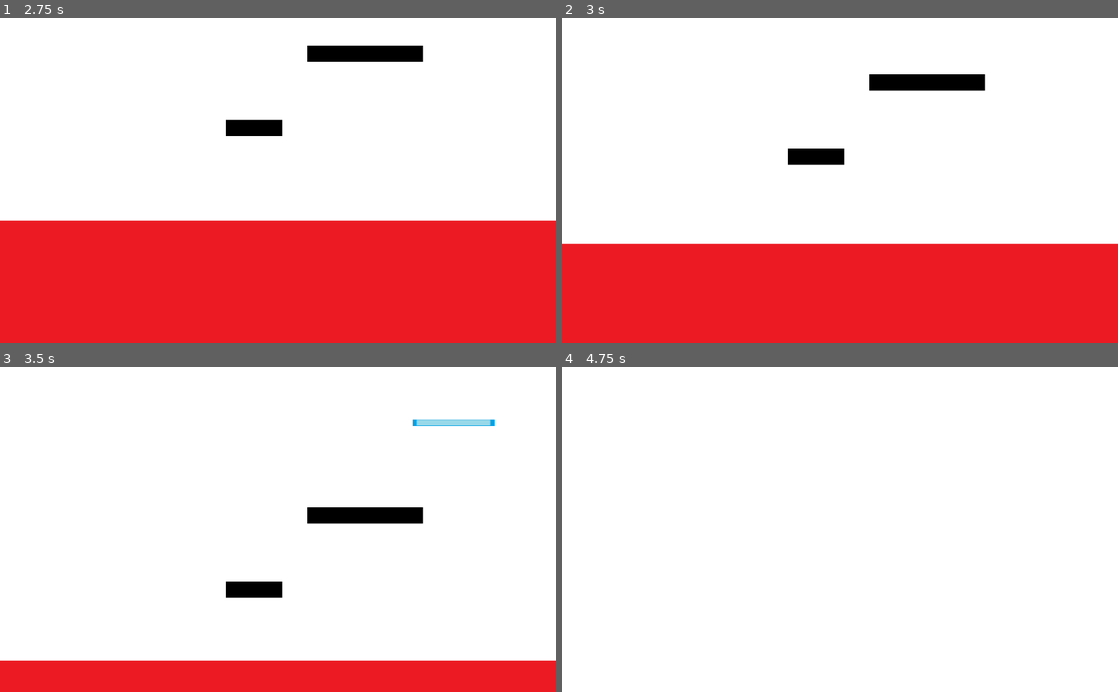
Above: before the commit, frames 1-4 (two rows, left to right).
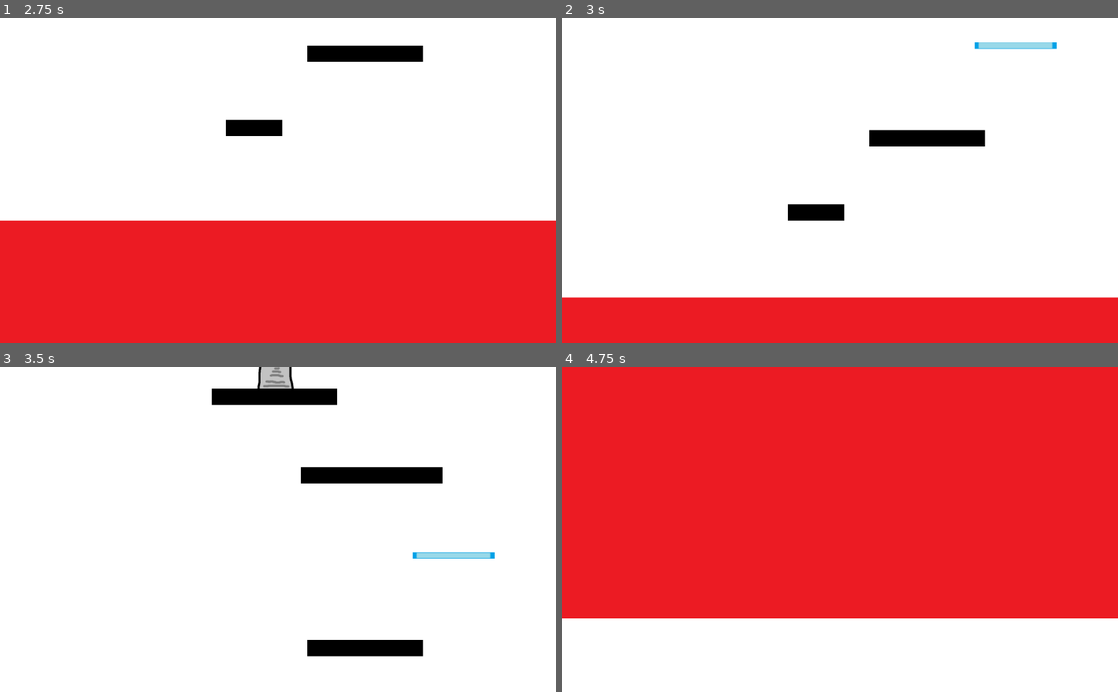
Above: after the commit, the same moments.

Repository: Darkstick/Jumper
Game: Godot game, scene res://Scenes/Levels/main.tscn
The game is run twice, just before and just after one commit, with the same random seed, the same clock (stepped at 60 frames per second) and the same inputs.
Inputs:
- Up to frame 1 (2.75 s): hold Right (right) 0.53-2.03 s; tap Up (up) at 0.6, 0.77, 1.07, 1.35, 1.52, 1.82, 2.1 s; hold Left (left) from 2.03 s (still down)
- Up to frame 2 (3 s): release Left (left) at 2.78 s; hold Right (right) from 2.78 s (still down); tap Up (up) at 2.85 s
- Up to frame 3 (3.5 s): keep holding Right (right); tap Up (up) at 3.02, 3.32 s
- Up to frame 4 (4.75 s): tap Up (up) at 3.6, 3.77, 4.07, 4.35, 4.52 s; tap R (reset) at 4.15 s; release Right (right) at 4.28 s; hold Left (left) from 4.28 s (still down)

Frame 1 is identical in both runs. In frame 2, 20% of the frame differs, in the area x 0-100%, y 7-87%; in frame 3, 16%; in frame 4, 77%, in the area x 0-100%, y 0-78%.

Commit message:
implemented damage

Diff:
--- a/Scenes/Creatures/obstacle.tscn
+++ b/Scenes/Creatures/obstacle.tscn
@@ -13,7 +13,7 @@
 [node name="Collision" type="CollisionPolygon2D" parent="."]
 position = Vector2( 0, -12.1196 )
 rotation = 1.5708
-polygon = PoolVector2Array( -8.48413, -19.325, 3.71733, -27.3601, 12.1733, -28.4442, 12.1733, 28.3629, 1.11548, 25.9778, -8.20781, 20.5573, -8.26899, 12.5167, -8.48413, -0.176948, -8.69928, -8.99794 )
+polygon = PoolVector2Array( -8.48413, -19.325, 3.71733, -27.3601, 12.1733, -28.4442, 12.1733, 28.3629, 1.11548, 25.9778, -8.20781, 20.5573, -15.1725, 11.7215, -17.2352, 0.139078, -15.4899, -11.3641 )
 
 [node name="RayLeft" type="RayCast2D" parent="."]
 position = Vector2( 34.2857, 0 )
--- a/Scenes/Creatures/player.tscn
+++ b/Scenes/Creatures/player.tscn
@@ -31,3 +31,8 @@
 [node name="Right" type="RayCast2D" parent="."]
 enabled = true
 cast_to = Vector2( 15, 0 )
+
+[node name="Invincibility" type="Timer" parent="."]
+one_shot = true
+
+[connection signal="timeout" from="Invincibility" to="." method="_on_Invincibility_timeout"]
--- a/Scripts/Creatures/lava.gd
+++ b/Scripts/Creatures/lava.gd
@@ -6,9 +6,12 @@
 func _ready():
 	z_index = 1
 
+func contact(body):
+	body.damage()
+
 func _physics_process(delta):
 	var collision = move_and_collide(velocity)
 	velocity.y = -speed
-
-func contact(body):
-	print("ow.")
+	if collision:
+		if collision.collider.name == "player":
+			collision.collider.damage()
--- a/Scripts/Creatures/obstacle.gd
+++ b/Scripts/Creatures/obstacle.gd
@@ -19,7 +19,7 @@
 		direction = 1
 	if collision:
 		if collision.collider.name == "player":
-			print("ow.")
+			collision.collider.damage()
 
 func contact(object):
-	pass
+	object.damage()
--- a/Scripts/Creatures/player.gd
+++ b/Scripts/Creatures/player.gd
@@ -23,9 +23,23 @@
 	if Input.is_action_just_pressed("reset"):
 		get_tree().change_scene("res://Scenes/Levels/main.tscn")
 
+func damage():
+	if $Invincibility.is_stopped():
+		if Global.hp > 0:
+			if $Invincibility.is_stopped():
+				$Invincibility.start()
+				velocity.y = jumpspeed * 1.5
+				Global.hp -= 1
+				print(Global.hp)
+		else:
+			game_over()
+
+func game_over():
+	queue_free()
+
 func _physics_process(delta):
 	#movement#
-	if is_on_floor():
+	if (is_on_floor() || !$Invincibility.is_stopped()):
 		get_input()
 	velocity.y += gravity * delta
 	velocity = move_and_slide(velocity, Vector2.UP)
--- a/Scripts/global.gd
+++ b/Scripts/global.gd
@@ -1,3 +1,4 @@
 extends Node
 
 var platforms = 5
+var hp = 3
--- a/Scripts/main.gd
+++ b/Scripts/main.gd
@@ -17,7 +17,6 @@
 
 func _ready():
 	for i in platformNum:
-		print(i)
 		rng.randomize()
 
 		#choses if the next platform will be to the left or the right of the previous one. 0 = left, 1 = right
